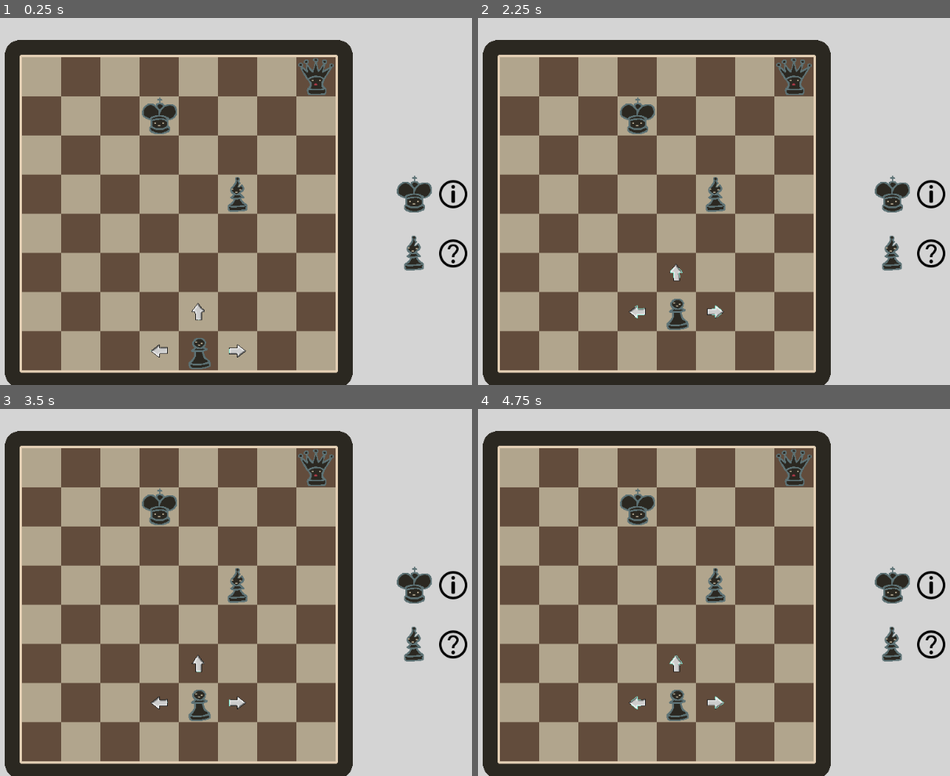
Above: before the commit, frames 1-4 (two rows, left to right).
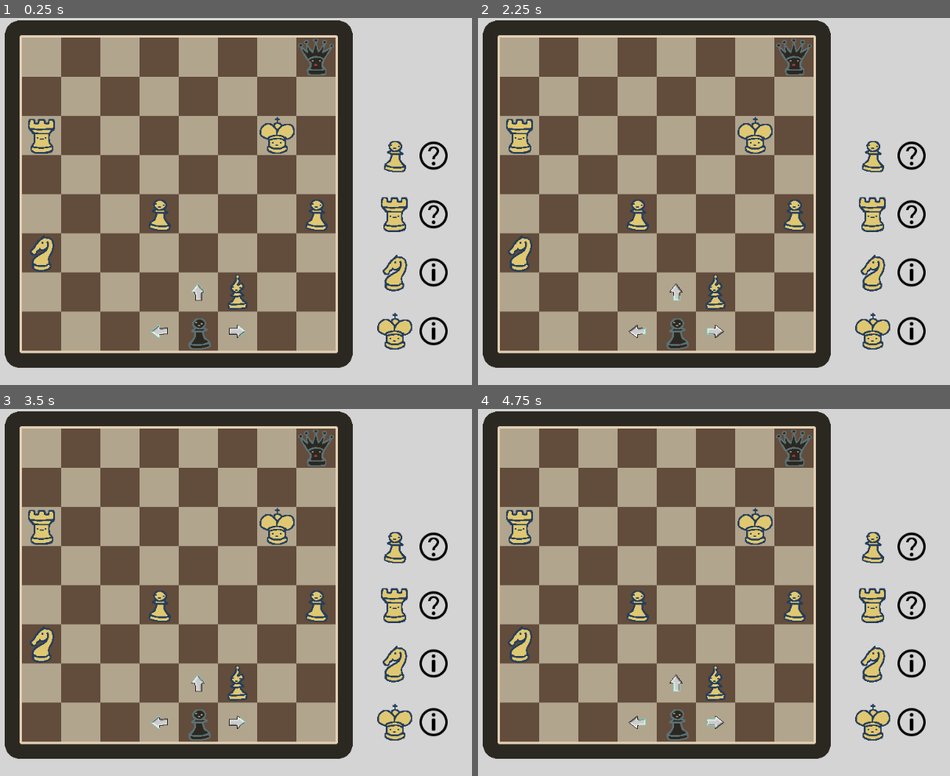
Above: after the commit, the same moments.

Repository: Windastella/ScribbleJam
Game: Godot game, scene res://Scenes/Main.tscn
Same seed, same stepped clock (60 frames per second), same inputs: the game is played once before the commit and once after it.
Inputs (mouse positions are in pixels of both pictures, inside the frame that each line leads up to):
- Up to frame 1 (0.25 s): no input
- Up to frame 2 (2.25 s): move the mouse to (714, 351) at 0.52 s; click (714, 351) at 0.67 s; move the mouse to (676, 351) at 1.27 s; click (676, 351) at 1.42 s; move the mouse to (676, 311) at 2.02 s; click (676, 311) at 2.17 s
- Up to frame 3 (3.5 s): move the mouse to (264, 665) at 2.77 s; click (264, 665) at 2.92 s
- Up to frame 4 (4.75 s): move the mouse to (outside the picture) at 3.52 s; click (outside the picture) at 3.67 s; move the mouse to (586, 537) at 4.27 s; click (586, 537) at 4.42 s

The runs differ from the first frame. In frame 1, 44% of the frame differs, in the area x 0-100%, y 0-100%; in frame 2, 45%; in frame 3, 45%; in frame 4, 45%.

Commit message:
option menu

Diff:
--- a/Scenes/Base_Figures.tscn
+++ b/Scenes/Base_Figures.tscn
@@ -8,7 +8,6 @@
 extents = Vector2( 32, 32 )
 
 [node name="Figure" type="StaticBody2D"]
-z_index = 1
 script = ExtResource( 1 )
 
 [node name="Sprite" type="Sprite" parent="."]
@@ -19,8 +18,8 @@
 
 [node name="interact_sprite" type="Sprite" parent="."]
 visible = false
+position = Vector2( 32, -64 )
 texture = ExtResource( 3 )
-frame = 11
 
 [node name="Shape" type="CollisionShape2D" parent="."]
 visible = false
--- a/Scenes/Base_Level.tscn
+++ b/Scenes/Base_Level.tscn
@@ -1,14 +1,87 @@
-[gd_scene load_steps=6 format=2]
+[gd_scene load_steps=29 format=2]
 
 [ext_resource path="res://assets/Tiles.tres" type="TileSet" id=1]
 [ext_resource path="res://Scenes/Player.tscn" type="PackedScene" id=2]
 [ext_resource path="res://assets/board.png" type="Texture" id=3]
 [ext_resource path="res://Scenes/Pieces/BQueen.tscn" type="PackedScene" id=4]
+[ext_resource path="res://assets/pieces.png" type="Texture" id=5]
+[ext_resource path="res://assets/UI_Elements02.png" type="Texture" id=6]
+[ext_resource path="res://assets/UI_Button.tres" type="StyleBox" id=7]
+[ext_resource path="res://Scripts/Level.gd" type="Script" id=8]
 
 [sub_resource type="RectangleShape2D" id=1]
 extents = Vector2( 256, 32 )
 
-[node name="Main" type="Node2D"]
+[sub_resource type="RectangleShape2D" id=20]
+extents = Vector2( 256, 30 )
+
+[sub_resource type="StyleBoxTexture" id=3]
+texture = ExtResource( 6 )
+region_rect = Rect2( 30, 410, 318, 64 )
+margin_right = 0.903742
+margin_top = 2.69876
+margin_bottom = 0.451871
+
+[sub_resource type="StyleBoxTexture" id=4]
+texture = ExtResource( 6 )
+region_rect = Rect2( 343, 11, 55, 54 )
+
+[sub_resource type="StyleBoxEmpty" id=5]
+
+[sub_resource type="StyleBoxEmpty" id=6]
+
+[sub_resource type="AtlasTexture" id=21]
+flags = 4
+atlas = ExtResource( 5 )
+region = Rect2( 0, 0, 64, 64 )
+
+[sub_resource type="AtlasTexture" id=7]
+flags = 4
+atlas = ExtResource( 5 )
+region = Rect2( 64, 0, 64, 64 )
+
+[sub_resource type="StyleBoxEmpty" id=8]
+
+[sub_resource type="StyleBoxEmpty" id=9]
+
+[sub_resource type="AtlasTexture" id=10]
+flags = 4
+atlas = ExtResource( 5 )
+region = Rect2( 128, 0, 64, 64 )
+filter_clip = true
+
+[sub_resource type="StyleBoxEmpty" id=11]
+
+[sub_resource type="StyleBoxEmpty" id=12]
+
+[sub_resource type="AtlasTexture" id=13]
+flags = 4
+atlas = ExtResource( 5 )
+region = Rect2( 192, 0, 64, 64 )
+filter_clip = true
+
+[sub_resource type="StyleBoxEmpty" id=14]
+
+[sub_resource type="StyleBoxEmpty" id=15]
+
+[sub_resource type="AtlasTexture" id=16]
+flags = 4
+atlas = ExtResource( 5 )
+region = Rect2( 256, 0, 64, 64 )
+filter_clip = true
+
+[sub_resource type="StyleBoxEmpty" id=17]
+
+[sub_resource type="StyleBoxEmpty" id=18]
+
+[sub_resource type="AtlasTexture" id=19]
+flags = 4
+atlas = ExtResource( 5 )
+region = Rect2( 320, 0, 64, 64 )
+filter_clip = true
+
+[node name="Level" type="Node2D"]
+script = ExtResource( 8 )
 
 [node name="Board" type="Node2D" parent="."]
 
@@ -43,12 +116,119 @@
 position = Vector2( 256, 256 )
 texture = ExtResource( 3 )
 
+[node name="Goal" type="Area2D" parent="Board"]
+position = Vector2( 256, 32 )
+
+[node name="Shape" type="CollisionShape2D" parent="Board/Goal"]
+shape = SubResource( 20 )
+
 [node name="Pieces" type="Node2D" parent="."]
 
 [node name="BQueen" parent="Pieces" instance=ExtResource( 4 )]
 position = Vector2( 480, 32 )
+z_index = 1
 
 [node name="Figure" parent="Pieces" instance=ExtResource( 2 )]
 position = Vector2( 288, 480 )
 
 [node name="Hint" type="Node2D" parent="."]
+
+[node name="UI" type="Control" parent="."]
+margin_right = 40.0
+margin_bottom = 40.0
+__meta__ = {
+"_edit_use_anchors_": false
+}
+
+[node name="Options" type="PanelContainer" parent="UI"]
+visible = false
+margin_top = 192.0
+margin_right = 512.0
+margin_bottom = 384.0
+custom_styles/panel = SubResource( 3 )
+__meta__ = {
+"_edit_use_anchors_": false
+}
+
+[node name="CenterContainer" type="CenterContainer" parent="UI/Options"]
+margin_top = 2.69876
+margin_right = 511.096
+margin_bottom = 191.548
+
+[node name="HBoxContainer" type="HBoxContainer" parent="UI/Options/CenterContainer"]
+margin_left = 53.0
+margin_top = 62.0
+margin_right = 457.0
+margin_bottom = 126.0
+
+[node name="King" type="Button" parent="UI/Options/CenterContainer/HBoxContainer"]
+margin_right = 64.0
+margin_bottom = 64.0
+custom_styles/hover = SubResource( 4 )
+custom_styles/pressed = SubResource( 4 )
+custom_styles/focus = SubResource( 5 )
+custom_styles/normal = SubResource( 6 )
+icon = SubResource( 21 )
+clip_text = true
+
+[node name="Queen" type="Button" parent="UI/Options/CenterContainer/HBoxContainer"]
+margin_left = 68.0
+margin_right = 132.0
+margin_bottom = 64.0
+custom_styles/hover = SubResource( 4 )
+custom_styles/pressed = SubResource( 4 )
+custom_styles/focus = SubResource( 5 )
+custom_styles/normal = SubResource( 6 )
+icon = SubResource( 7 )
+clip_text = true
+
+[node name="Rook" type="Button" parent="UI/Options/CenterContainer/HBoxContainer"]
+margin_left = 136.0
+margin_right = 200.0
+margin_bottom = 64.0
+custom_styles/hover = ExtResource( 7 )
+custom_styles/pressed = ExtResource( 7 )
+custom_styles/focus = SubResource( 8 )
+custom_styles/normal = SubResource( 9 )
+icon = SubResource( 10 )
+clip_text = true
+
+[node name="Knight" type="Button" parent="UI/Options/CenterContainer/HBoxContainer"]
+margin_left = 204.0
+margin_right = 268.0
+margin_bottom = 64.0
+custom_styles/hover = ExtResource( 7 )
+custom_styles/pressed = ExtResource( 7 )
+custom_styles/focus = SubResource( 11 )
+custom_styles/normal = SubResource( 12 )
+icon = SubResource( 13 )
+clip_text = true
+
+[node name="Bishop" type="Button" parent="UI/Options/CenterContainer/HBoxContainer"]
+margin_left = 272.0
+margin_right = 336.0
+margin_bottom = 64.0
+custom_styles/hover = ExtResource( 7 )
+custom_styles/pressed = ExtResource( 7 )
+custom_styles/focus = SubResource( 14 )
+custom_styles/normal = SubResource( 15 )
+icon = SubResource( 16 )
+clip_text = true
+
+[node name="Pawn" type="Button" parent="UI/Options/CenterContainer/HBoxContainer"]
+margin_left = 340.0
+margin_right = 404.0
+margin_bottom = 64.0
+custom_styles/hover = ExtResource( 7 )
+custom_styles/pressed = ExtResource( 7 )
+custom_styles/focus = SubResource( 17 )
+custom_styles/normal = SubResource( 18 )
+icon = SubResource( 19 )
+clip_text = true
+[connection signal="body_entered" from="Board/Goal" to="." method="_on_Goal_body_entered"]
+[connection signal="pressed" from="UI/Options/CenterContainer/HBoxContainer/King" to="." method="_on_King_pressed"]
+[connection signal="pressed" from="UI/Options/CenterContainer/HBoxContainer/Queen" to="." method="_on_Queen_pressed"]
+[connection signal="pressed" from="UI/Options/CenterContainer/HBoxContainer/Rook" to="." method="_on_Rook_pressed"]
+[connection signal="pressed" from="UI/Options/CenterContainer/HBoxContainer/Knight" to="." method="_on_Knight_pressed"]
+[connection signal="pressed" from="UI/Options/CenterContainer/HBoxContainer/Bishop" to="." method="_on_Bishop_pressed"]
+[connection signal="pressed" from="UI/Options/CenterContainer/HBoxContainer/Pawn" to="." method="_on_Pawn_pressed"]
--- a/Scenes/Levels/Level1.tscn
+++ b/Scenes/Levels/Level1.tscn
@@ -1,27 +1,54 @@
-[gd_scene load_steps=6 format=2]
+[gd_scene load_steps=9 format=2]
 
 [ext_resource path="res://Scenes/Base_Level.tscn" type="PackedScene" id=1]
-[ext_resource path="res://Scenes/Pieces/BBishop.tscn" type="PackedScene" id=2]
-[ext_resource path="res://Scenes/Pieces/BKing.tscn" type="PackedScene" id=3]
+[ext_resource path="res://Scenes/Pieces/Knight.tscn" type="PackedScene" id=2]
+[ext_resource path="res://Scenes/Pieces/Bishop.tscn" type="PackedScene" id=3]
 [ext_resource path="res://Scenes/Pieces/Honest.tscn" type="PackedScene" id=4]
 [ext_resource path="res://Scenes/Pieces/Liar.tscn" type="PackedScene" id=5]
+[ext_resource path="res://Scenes/Pieces/Rook.tscn" type="PackedScene" id=6]
+[ext_resource path="res://Scenes/Pieces/Pawn.tscn" type="PackedScene" id=7]
+[ext_resource path="res://Scenes/Pieces/King.tscn" type="PackedScene" id=8]
 
-[node name="Main" instance=ExtResource( 1 )]
+[node name="Level" instance=ExtResource( 1 )]
 
-[node name="BKing" parent="Pieces" index="0" instance=ExtResource( 3 )]
-position = Vector2( 224, 96 )
+[node name="Rook" parent="Pieces" index="2" instance=ExtResource( 6 )]
+position = Vector2( 32, 160 )
 
-[node name="BBishop" parent="Pieces" index="1" instance=ExtResource( 2 )]
-position = Vector2( 352, 224 )
+[node name="King" parent="Pieces" index="3" instance=ExtResource( 8 )]
+position = Vector2( 416, 160 )
 
-[node name="BKing2" parent="Hint" index="0" instance=ExtResource( 3 )]
-position = Vector2( 640, 224 )
+[node name="Pawn" parent="Pieces" index="4" instance=ExtResource( 7 )]
+position = Vector2( 224, 288 )
 
-[node name="BBishop2" parent="Hint" index="1" instance=ExtResource( 2 )]
-position = Vector2( 640, 320 )
+[node name="Knight" parent="Pieces" index="5" instance=ExtResource( 2 )]
+position = Vector2( 32, 352 )
 
-[node name="Liar" parent="Hint" index="2" instance=ExtResource( 5 )]
-position = Vector2( 704, 320 )
+[node name="Pawn2" parent="Pieces" index="6" instance=ExtResource( 7 )]
+position = Vector2( 480, 288 )
 
-[node name="Honest" parent="Hint" index="3" instance=ExtResource( 4 )]
-position = Vector2( 704, 224 )
+[node name="Bishop" parent="Pieces" index="7" instance=ExtResource( 3 )]
+position = Vector2( 352, 416 )
+
+[node name="Pawn3" parent="Hint" index="0" instance=ExtResource( 7 )]
+position = Vector2( 608, 192 )
+
+[node name="Rook" parent="." index="4" instance=ExtResource( 6 )]
+position = Vector2( 608, 288 )
+
+[node name="King" parent="Rook" index="3" instance=ExtResource( 8 )]
+position = Vector2( 0, 192 )
+
+[node name="Liar" parent="Rook" index="4" instance=ExtResource( 5 )]
+position = Vector2( 64, -96 )
+
+[node name="Knight" parent="." index="5" instance=ExtResource( 2 )]
+position = Vector2( 608, 384 )
+
+[node name="Liar" parent="." index="6" instance=ExtResource( 5 )]
+position = Vector2( 672, 288 )
+
+[node name="Honest" parent="." index="7" instance=ExtResource( 4 )]
+position = Vector2( 672, 384 )
+
+[node name="Honest2" parent="." index="8" instance=ExtResource( 4 )]
+position = Vector2( 672, 480 )
--- a/Scenes/Main.tscn
+++ b/Scenes/Main.tscn
@@ -4,9 +4,9 @@
 
 [node name="Main" type="Node2D"]
 
-[node name="Main" parent="." instance=ExtResource( 1 )]
+[node name="Level" parent="." instance=ExtResource( 1 )]
 
 [node name="Camera2D" type="Camera2D" parent="."]
-position = Vector2( -64, -64 )
+position = Vector2( -64, -32 )
 anchor_mode = 0
 current = true
--- a/Scenes/Player.tscn
+++ b/Scenes/Player.tscn
@@ -98,7 +98,7 @@
 [sub_resource type="RectangleShape2D" id=23]
 extents = Vector2( 16, 16 )
 
-[node name="Player" type="StaticBody2D"]
+[node name="Player" type="KinematicBody2D"]
 z_index = 1
 script = ExtResource( 1 )
 
@@ -118,7 +118,7 @@
 
 [node name="Sprite" type="AnimatedSprite" parent="Arrows/Right"]
 frames = SubResource( 22 )
-frame = 15
+frame = 9
 speed_scale = 5.0
 playing = true
 
@@ -131,7 +131,7 @@
 [node name="Sprite" type="AnimatedSprite" parent="Arrows/Left"]
 rotation = 3.14159
 frames = SubResource( 22 )
-frame = 13
+frame = 7
 speed_scale = 5.0
 playing = true
 
@@ -144,7 +144,7 @@
 [node name="Sprite" type="AnimatedSprite" parent="Arrows/Up"]
 rotation = -1.5708
 frames = SubResource( 22 )
-frame = 14
+frame = 8
 speed_scale = 5.0
 playing = true
 
--- /dev/null
+++ b/Scripts/Level.gd
@@ -0,0 +1,41 @@
+extends Node2D
+
+
+enum PIECES {KING, QUEEN, ROOK, KNIGHT, BISHOP, PAWN}
+export (PIECES) var answer = PIECES.KING;
+
+func _answer(piece):
+	$UI/Options.hide();
+	# correct
+	if(answer == piece):
+		pass
+	# incorrect
+	else:
+		pass
+
+func _on_King_pressed():
+	_answer(PIECES.KING);
+
+
+func _on_Queen_pressed():
+	_answer(PIECES.QUEEN);
+
+
+func _on_Rook_pressed():
+	_answer(PIECES.ROOK);
+
+
+func _on_Knight_pressed():
+	_answer(PIECES.KNIGHT);
+
+
+func _on_Bishop_pressed():
+	_answer(PIECES.BISHOP);
+
+
+func _on_Pawn_pressed():
+	_answer(PIECES.PAWN);
+
+func _on_Goal_body_entered(body):
+	if body is Player:
+		$UI/Options.show();
--- a/Scripts/Player.gd
+++ b/Scripts/Player.gd
@@ -1,4 +1,4 @@
-extends StaticBody2D
+extends KinematicBody2D
 class_name Player
 
 # Declare member variables here. Examples:
@@ -16,19 +16,19 @@
 #	pass
 
 # move by arrow
-func _on_Right_input_event(viewport, event, shape_idx):
+func _on_Right_input_event(_viewport, event, _shape_idx):
 	if event is InputEventMouseButton:
 		if(event.button_index == BUTTON_LEFT && event.pressed):
 			position.x += 64;
 
 
-func _on_Left_input_event(viewport, event, shape_idx):
+func _on_Left_input_event(_viewport, event, _shape_idx):
 	if event is InputEventMouseButton:
 		if(event.button_index == BUTTON_LEFT && event.pressed):
 			position.x -= 64;
 
 
-func _on_Up_input_event(viewport, event, shape_idx):
+func _on_Up_input_event(_viewport, event, _shape_idx):
 	if event is InputEventMouseButton:
 		if(event.button_index == BUTTON_LEFT && event.pressed):
 			position.y -= 64;
@@ -66,12 +66,12 @@
 	_hide_interaction(body)
 
 
-func _on_Up_body_entered(body):
+func _on_Up_body_entered(_body):
 	$Arrows/Up.hide();
 	$Arrows/Up.input_pickable = false;
 	#_display_interaction(body);
 
-func _on_Up_body_exited(body):
+func _on_Up_body_exited(_body):
 	$Arrows/Up.show();
 	$Arrows/Up.input_pickable = true;
 	#_hide_interaction(body)
--- /dev/null
+++ b/assets/UI_Button.tres
@@ -0,0 +1,7 @@
+[gd_resource type="StyleBoxTexture" load_steps=2 format=2]
+
+[ext_resource path="res://assets/UI_Elements02.png" type="Texture" id=1]
+
+[resource]
+texture = ExtResource( 1 )
+region_rect = Rect2( 343, 11, 55, 54 )
--- /dev/null
+++ b/assets/UI_Button_Hover.tres
@@ -0,0 +1,7 @@
+[gd_resource type="StyleBoxTexture" load_steps=2 format=2]
+
+[ext_resource path="res://assets/UI_Elements02.png" type="Texture" id=1]
+
+[resource]
+texture = ExtResource( 1 )
+region_rect = Rect2( 343, 11, 55, 54 )
--- /dev/null
+++ b/assets/UI_Panel.tres
@@ -0,0 +1,8 @@
+[gd_resource type="AtlasTexture" load_steps=2 format=2]
+
+[ext_resource path="res://assets/UI_Elements02.png" type="Texture" id=1]
+
+[resource]
+flags = 4
+atlas = ExtResource( 1 )
+region = Rect2( 9, 9, 305, 80 )
--- a/project.godot
+++ b/project.godot
@@ -14,7 +14,7 @@
 "language": "GDScript",
 "path": "res://Scripts/Figures.gd"
 }, {
-"base": "StaticBody2D",
+"base": "KinematicBody2D",
 "class": "Player",
 "language": "GDScript",
 "path": "res://Scripts/Player.gd"
@@ -30,17 +30,10 @@
 run/main_scene="res://Scenes/Main.tscn"
 config/icon="res://icon.png"
 
-[autoload]
-
-PluginSettings="*res://addons/github-integration/scripts/PluginSettings.gd"
-IconLoaderGithub="*res://addons/github-integration/scripts/IconLoaderGithub.gd"
-UserData="*res://addons/github-integration/scripts/user_data.gd"
-RestHandler="*res://addons/github-integration/scenes/RestHandler.tscn"
-
 [display]
 
 window/stretch/mode="viewport"
-window/stretch/aspect="keep_height"
+window/stretch/aspect="keep"
 
 [editor_plugins]
 
Binary file added: assets/UI_Elements02.png
Not shown, added: assets/UI_Elements02.png.import
